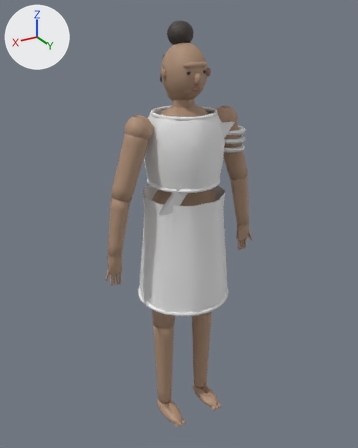
The FBX model .arena/production/2026-11-24_w1d7_blender_package/output/ADANNA_AD03_V3/ADANNA_AD03_V3.fbx, before and after one commit.
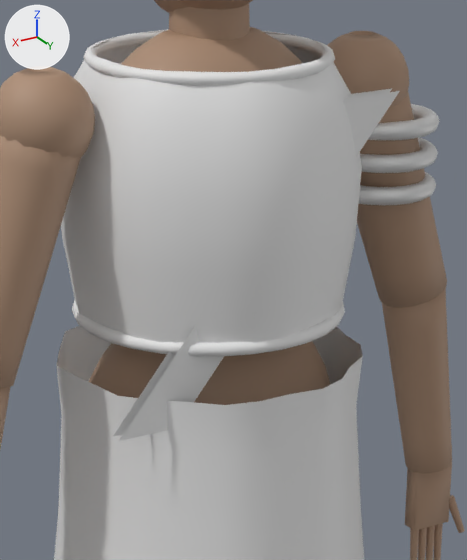
Each version appears first whole from a camera (50 mm lens) standing at (1.061, 1.73, 1.876) and looking at (0.001, -0.036, 0.993), and next in a close-up on the part from 36% to 71% of the width and 22% to 55% of the height. Arrows for +X, +Y and +Z are at upper left; the lights stay in place. The last two pictures show the newer version. Vertices at exactly the same position are counted once.

Names of what the first close-up shows: 'armlet_coil1_L_plain', 'armlet_coil2_L_plain', 'armlet_coil3_L_plain', 'baldric_L_to_R', 'forearm_hand.L', 'head', 'neck_torso_upper', 'pelvis_lower', 'skirt_wrap_indigo', 'upperarm.L', 'upperarm.R', 'wrap_top_indigo' and 1 more.
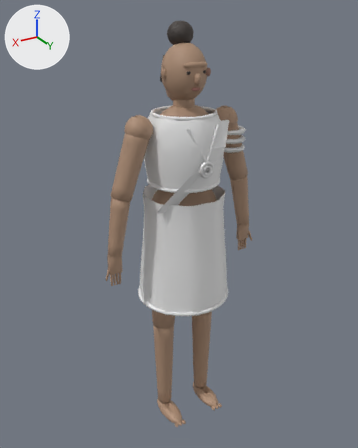
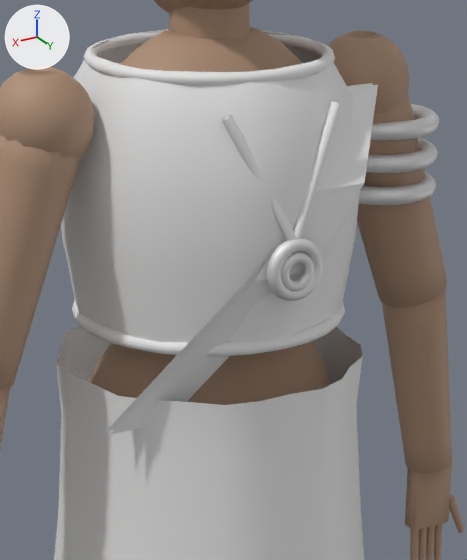
What the commit changed:
me_baldric_l_to_r is used by ob_baldric_l_to_r; location (0.0, 0.0, 0.0).
me_baldric_l_to_r had 8 vertices, 4 faces and spanned x -0.164..0.184, y 0.104..0.128, z 1.125..1.465.
me_baldric_l_to_r now has 20 vertices, 16 faces and spans x -0.164..0.184, y 0.078..0.168, z 1.125..1.465.
me_baldric_l_to_r part 3: the loose piece of 4 vertices spanning x -0.164..0.184, y 0.118..0.128, z 1.125..1.465 is rebuilt with 10 vertices and now spans x -0.164..0.184, y 0.078..0.158, z 1.125..1.465.
me_baldric_l_to_r part 4: the loose piece of 4 vertices spanning x -0.164..0.184, y 0.104..0.114, z 1.125..1.465 is rebuilt with 10 vertices and now spans x -0.164..0.184, y 0.088..0.168, z 1.125..1.465.
me_pendant_cord_master is used by ob_pendant_cord_master; location (0.0, 0.0, 0.0).
me_pendant_cord_master had 67 vertices, 128 faces and spanned x -0.0729..0.0729, y 0.0949..0.1511, z 1.3271..1.4679.
me_pendant_cord_master now has 67 vertices, 128 faces and spans x -0.0726..0.0726, y 0.1399..0.1781, z 1.3274..1.4676.
me_pendant_cord_master part 2: 67 of 67 vertices moved; they spanned x -0.0729..0.0729, y 0.0949..0.1511, z 1.3271..1.4679 and now span x -0.0726..0.0726, y 0.1399..0.1781, z 1.3274..1.4676; mean shift (0.0, 0.0361, 0.0).
me_pendant_spiral_fictional is used by ob_pendant_spiral_fictional; location (0.0, 0.0, 0.0).
me_pendant_spiral_fictional had 328 vertices, 656 faces and spanned x -0.0345..0.0345, y 0.1389..0.154, z 1.2675..1.3365.
me_pendant_spiral_fictional now has 328 vertices, 656 faces and spans x -0.0345..0.0345, y 0.1679..0.183, z 1.2675..1.3365.
me_pendant_spiral_fictional part 1: the whole mesh is moved by (0.0, 0.029, 0.0).

Pixel boxes (x1, y1, x2, y2) of what changed, in the close-ups (467 x 560 px):
'baldric_L_to_R', reshaped: before (113, 89, 400, 441); after (106, 83, 378, 435)
'pendant_spiral_FICTIONAL', moved (not visible before): after (267, 238, 323, 301)
'pendant_cord_master', reshaped (not visible before): after (222, 102, 341, 240)
part 3 of me_baldric_l_to_r, rebuilt: before (119, 91, 400, 441); after (106, 83, 373, 432)
part 4 of me_baldric_l_to_r, rebuilt: before (113, 89, 392, 437); after (110, 84, 378, 435)
